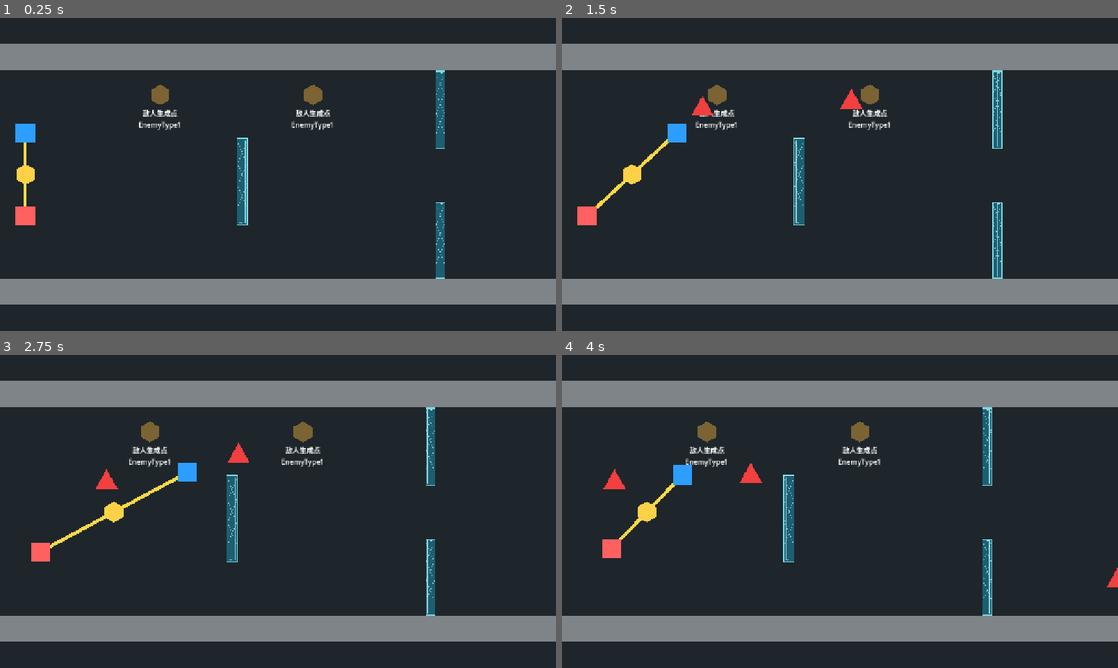
Above: before the commit, frames 1-4 (two rows, left to right).
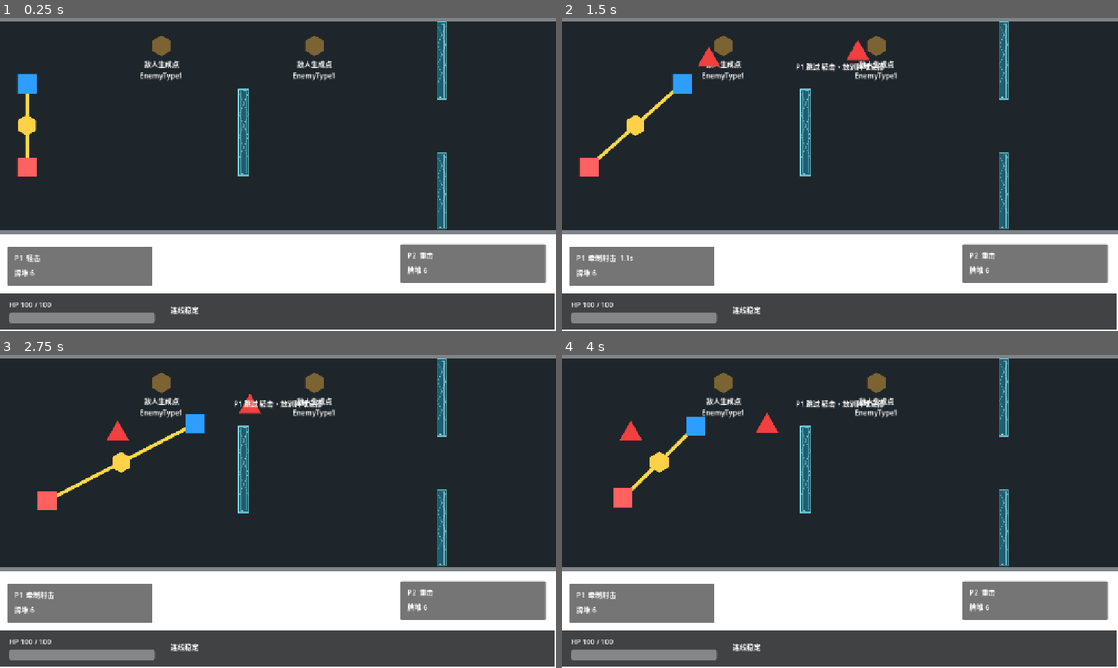
Above: after the commit, the same moments.

Repository: Jiufoduck/2026CGJ
Game: Godot game, scene res://scenes/main/MainScene.tscn
Same seed, same stepped clock (60 frames per second), same inputs: the game is played once before the commit and once after it.
Inputs (mouse positions are in pixels of both pictures, inside the frame that each line leads up to):
- Up to frame 1 (0.25 s): no input
- Up to frame 2 (1.5 s): tap Enter at 0.5 s; move the mouse to (962, 158) at 0.52 s; hold D (p1_move_right) 0.53-1.25 s; tap E (p1_pass_card) at 0.6 s; click (962, 158) at 0.67 s; drag from (728, 190) to (712, 102) at 1.27 s
- Up to frame 3 (2.75 s): move the mouse to (333, 442) at 2.02 s; hold D (p1_move_right) from 2.03 s (still down); tap Down (p2_move_down) at 2.1 s
- Up to frame 4 (4 s): release D (p1_move_right) at 2.75 s; drag from (812, 574) to (801, 455) at 2.77 s; move the mouse to (1006, 558) at 3.52 s; hold A (p1_move_left) from 3.53 s (still down); tap Right (p2_move_right) at 3.6 s

The runs differ from the first frame. In frame 1, 45% of the frame differs, in the area x 0-100%, y 0-100%; in frame 2, 46%; in frame 3, 46%; in frame 4, 46%.

Commit message:
bug fixed

Diff:
--- a/scenes/enemies/EnemyType1.tscn
+++ b/scenes/enemies/EnemyType1.tscn
@@ -11,6 +11,7 @@
 [node name="EnemyType1" type="CharacterBody2D" unique_id=141443469]
 collision_layer = 8
 collision_mask = 2
+safe_margin = 0.001
 script = ExtResource("1_5psb6")
 max_health = 5.0
 contact_damage_cooldown = 3.0
--- a/scenes/main/MainScene.tscn
+++ b/scenes/main/MainScene.tscn
@@ -16,6 +16,9 @@
 
 [sub_resource type="RectangleShape2D" id="RectangleShape2D_wall_vertical"]
 size = Vector2(60, 900)
+
+[sub_resource type="PhysicsMaterial" id="PhysicsMaterial_f6se4"]
+friction = 0.0
 
 [node name="MainScene" type="Node2D" unique_id=927441366]
 script = ExtResource("1_game_script")
@@ -137,6 +140,7 @@
 
 [node name="BodyCore" parent="Actors" unique_id=188310188 instance=ExtResource("3_body_scene")]
 position = Vector2(61, 0)
+physics_material_override = SubResource("PhysicsMaterial_f6se4")
 
 [node name="TaskPoints" type="Node2D" parent="." unique_id=1089374011]
 
@@ -311,4 +315,3 @@
 limit_bottom = 450
 
 [node name="HUD" parent="." unique_id=1530108984 instance=ExtResource("4_hud_scene")]
-visible = false
--- a/scripts/game/GameController.gd
+++ b/scripts/game/GameController.gd
@@ -99,7 +99,7 @@
 @export var level_length := 4300.0
 @export var level_height := 900.0
 @export var finish_line_margin := 0.0
-@export var camera_scroll_speed := 70.0
+@export var camera_scroll_speed := 0
 @export var camera_follow_ahead := 220.0
 @export var camera_follow_lerp_speed := 8.0
 @export var camera_view_size := Vector2(1280.0, 720.0)
Not shown: 1 places in scenes/enemies/EnemyType1.tscn that only renumber resources
Not shown: 1 places in scenes/main/MainScene.tscn that only renumber resources
